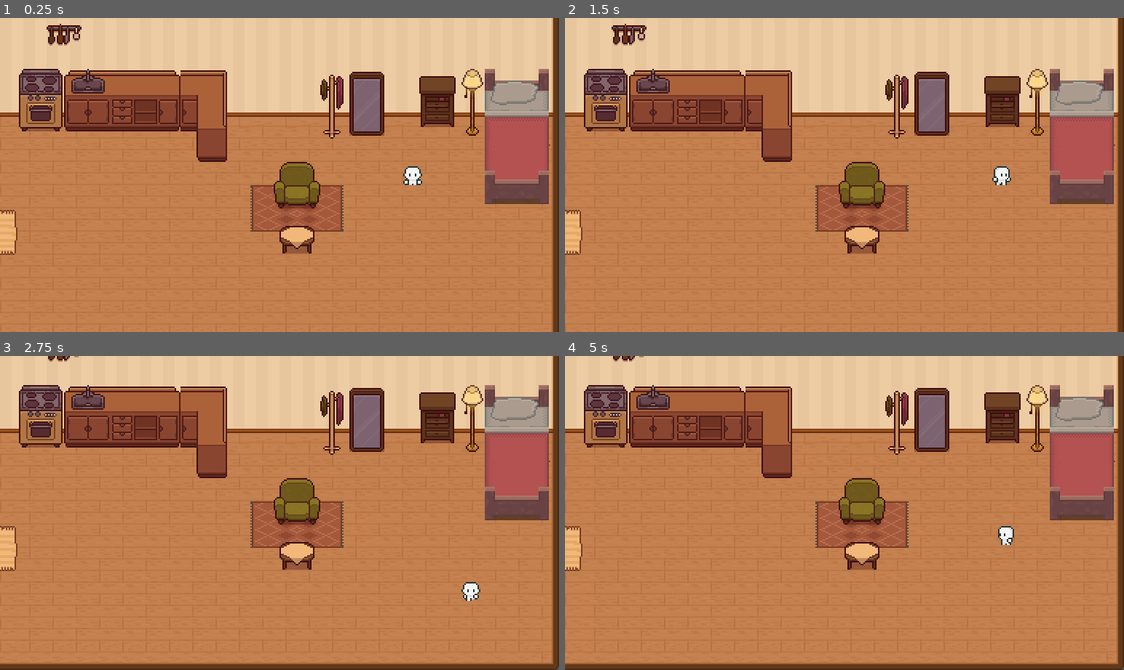
Above: before the commit, frames 1-4 (two rows, left to right).
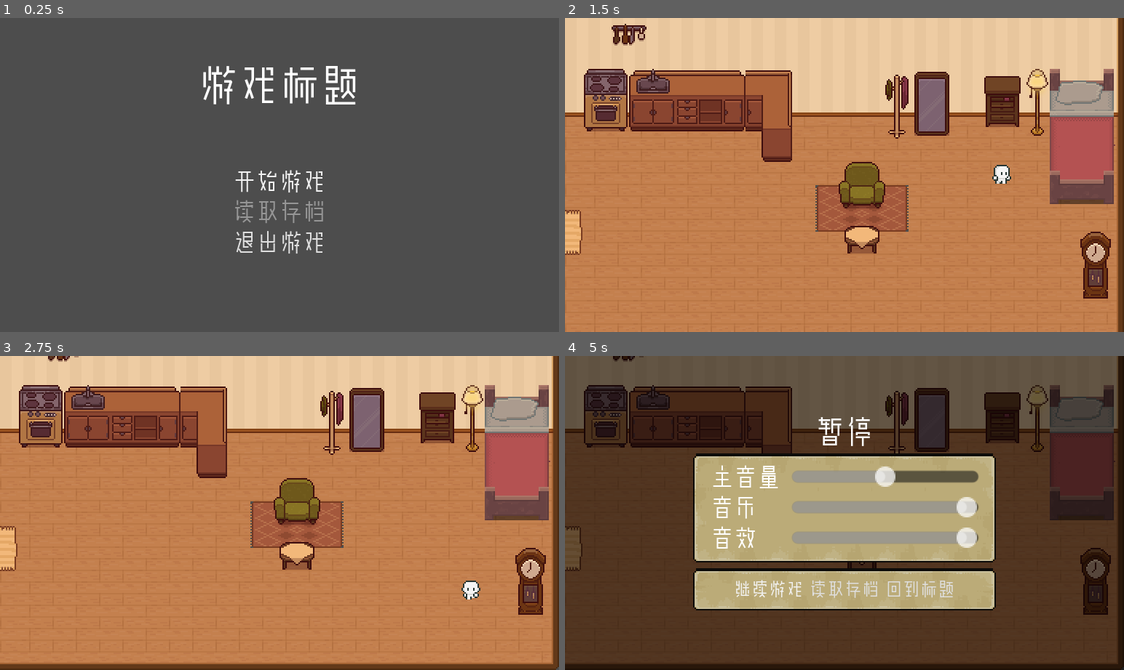
Above: after the commit, the same moments.

Repository: suin14/GameDemo
Game: Godot game, scene res://scenes/UI/title_menu.tscn
Two runs of this game, one before a commit and one after it. Both use one fixed random seed, a clock stepped at 60 frames per second and the inputs below. Before the commit the project starts from res://scenes/room.tscn.
Inputs (mouse positions are in pixels of both pictures, inside the frame that each line leads up to):
- Up to frame 1 (0.25 s): no input
- Up to frame 2 (1.5 s): click (844, 181) at 0.5 s, where only the run after the commit has a clickable "开始游戏"; tap Enter at 1.25 s; move the mouse to (967, 159) at 1.27 s; hold D (move_right) from 1.28 s (still down); hold E (interact) from 1.28 s (still down)
- Up to frame 3 (2.75 s): move the mouse to (167, 528) at 2.02 s; release D (move_right) at 2.03 s; release E (interact) at 2.03 s; hold S (move_down) from 2.03 s (still down); tap E (interact) at 2.1 s
- Up to frame 4 (5 s): move the mouse to (900, 443) at 2.77 s; release S (move_down) at 2.78 s; hold D (move_right) 2.78-3.53 s; hold E (interact) 2.78-3.53 s; move the mouse to (816, 575) at 3.52 s; hold W (move_up) 3.53-4.28 s; tap E (interact) at 3.6 s; tap Space at 4.25 s; move the mouse to (1012, 560) at 4.27 s; hold A (move_left) from 4.28 s (still down); hold E (interact) from 4.28 s (still down); tap Escape (ui_cancel) at 4.9 s

The runs differ from the first frame. In frame 1, 100% of the frame differs, in the area x 0-100%, y 0-100%; in frame 2, 1.0%; in frame 3, 1.0%; in frame 4, 100%.

Commit message:
标题界面 暂停界面 配置管理 存档读档

Diff:
--- a/assets/main_theme.tres
+++ b/assets/main_theme.tres
@@ -1,6 +1,38 @@
-[gd_resource type="Theme" load_steps=2 format=3 uid="uid://di3dmoihncqyo"]
+[gd_resource type="Theme" load_steps=9 format=3 uid="uid://di3dmoihncqyo"]
 
-[ext_resource type="FontFile" uid="uid://bh3c7srpyboyp" path="res://assets/YuFanZhenSu.otf" id="1_rhgo7"]
+[ext_resource type="FontFile" uid="uid://bh3c7srpyboyp" path="res://assets/front/YuFanZhenSu.otf" id="1_rhgo7"]
+[ext_resource type="Texture2D" uid="uid://cyjmfc6k2jbia" path="res://assets/ui/Base-01.png" id="2_0fltn"]
+
+[sub_resource type="StyleBoxEmpty" id="StyleBoxEmpty_ou50a"]
+
+[sub_resource type="StyleBoxTexture" id="StyleBoxTexture_np6p2"]
+
+[sub_resource type="StyleBoxEmpty" id="StyleBoxEmpty_jvwck"]
+
+[sub_resource type="StyleBoxEmpty" id="StyleBoxEmpty_lv2e6"]
+
+[sub_resource type="StyleBoxEmpty" id="StyleBoxEmpty_5uix0"]
+
+[sub_resource type="StyleBoxTexture" id="StyleBoxTexture_lbe8x"]
+content_margin_left = 12.0
+content_margin_top = 8.0
+content_margin_right = 12.0
+content_margin_bottom = 8.0
+texture = ExtResource("2_0fltn")
+texture_margin_left = 11.0
+texture_margin_top = 10.0
+texture_margin_right = 13.0
+texture_margin_bottom = 10.0
+axis_stretch_horizontal = 2
+axis_stretch_vertical = 2
+region_rect = Rect2(0, -1, 64, 65)
 
 [resource]
 Button/fonts/font = ExtResource("1_rhgo7")
+Button/styles/disabled = SubResource("StyleBoxEmpty_ou50a")
+Button/styles/focus = SubResource("StyleBoxTexture_np6p2")
+Button/styles/hover = SubResource("StyleBoxEmpty_jvwck")
+Button/styles/normal = SubResource("StyleBoxEmpty_lv2e6")
+Button/styles/pressed = SubResource("StyleBoxEmpty_5uix0")
+Label/fonts/font = ExtResource("1_rhgo7")
+PanelContainer/styles/panel = SubResource("StyleBoxTexture_lbe8x")
--- a/player.gd
+++ b/player.gd
@@ -1,9 +1,5 @@
 class_name Player
 extends CharacterBody2D
-
-@onready var animation_player: AnimationPlayer = $AnimationPlayer
-@onready var sprite_2d: Sprite2D = $Sprite2D
-@onready var interaction_icon: Sprite2D = $InteractionIcon
 
 @export var MOVE_SPEED: float = 100.0
 
@@ -11,10 +7,18 @@
 var direction : String
 var interacting_with: Array[Interact]
 
+@onready var animation_player: AnimationPlayer = $AnimationPlayer
+@onready var sprite_2d: Sprite2D = $Sprite2D
+@onready var interaction_icon: Sprite2D = $InteractionIcon
+@onready var pause_menu: Control = $CanvasLayer/PauseMenu
+
 
 func _unhandled_input(event: InputEvent) -> void:
 	if event.is_action_pressed("interact") and interacting_with:
 		interacting_with.back().interact()
+
+	if event.is_action_pressed("pause"):
+		pause_menu.show_menu()
 
 
 func _physics_process(_delta: float) -> void:
--- a/project.godot
+++ b/project.godot
@@ -11,7 +11,7 @@
 [application]
 
 config/name="Demo"
-run/main_scene="res://scenes/room.tscn"
+run/main_scene="res://scenes/UI/title_menu.tscn"
 config/features=PackedStringArray("4.2", "GL Compatibility")
 config/icon="res://icon.svg"
 
@@ -57,6 +57,11 @@
 "events": [Object(InputEventKey,"resource_local_to_scene":false,"resource_name":"","device":-1,"window_id":0,"alt_pressed":false,"shift_pressed":false,"ctrl_pressed":false,"meta_pressed":false,"pressed":false,"keycode":0,"physical_keycode":69,"key_label":0,"unicode":101,"echo":false,"script":null)
 ]
 }
+pause={
+"deadzone": 0.5,
+"events": [Object(InputEventKey,"resource_local_to_scene":false,"resource_name":"","device":-1,"window_id":0,"alt_pressed":false,"shift_pressed":false,"ctrl_pressed":false,"meta_pressed":false,"pressed":false,"keycode":0,"physical_keycode":4194305,"key_label":0,"unicode":0,"echo":false,"script":null)
+]
+}
 
 [layer_names]
 
--- /dev/null
+++ b/scenes/UI/pause_menu.gd
@@ -0,0 +1,31 @@
+extends Control
+
+@onready var resume: Button = $V/Actions/H/Resume
+
+
+func _ready() -> void:
+	hide()
+	SoundManager.setup_ui_sounds(self)
+
+	visibility_changed.connect(func ():
+		get_tree().paused = visible
+	)
+
+func _input(event: InputEvent) -> void:
+	if event.is_action_pressed("pause") or event.is_action_pressed("ui_cancel"):
+		hide()
+		get_window().set_input_as_handled()
+
+func show_menu() -> void:
+	show()
+	resume.grab_focus()
+
+
+func _on_resume_pressed() -> void:
+	hide()
+
+func _on_load_pressed() -> void:
+	Game.load_game()
+
+func _on_quit_pressed() -> void:
+	Game.back_to_title()
--- a/scenes/UI/pause_menu.tscn
+++ b/scenes/UI/pause_menu.tscn
@@ -1,12 +1,109 @@
-[gd_scene load_steps=2 format=3 uid="uid://r3280m3i0t4o"]
+[gd_scene load_steps=4 format=3 uid="uid://r3280m3i0t4o"]
 
-[ext_resource type="Script" path="res://scenes/UI/PauseMenu.gd" id="1_8wq86"]
+[ext_resource type="Theme" uid="uid://di3dmoihncqyo" path="res://assets/main_theme.tres" id="1_n3t6b"]
+[ext_resource type="Script" path="res://scenes/UI/pause_menu.gd" id="2_7q1ad"]
+[ext_resource type="PackedScene" uid="uid://ek5e26cx5q6i" path="res://scenes/UI/volume_slider.tscn" id="2_qfnv8"]
 
 [node name="PauseMenu" type="Control"]
+process_mode = 2
 layout_mode = 3
 anchors_preset = 15
 anchor_right = 1.0
 anchor_bottom = 1.0
 grow_horizontal = 2
 grow_vertical = 2
-script = ExtResource("1_8wq86")
+theme = ExtResource("1_n3t6b")
+script = ExtResource("2_7q1ad")
+
+[node name="ColorRect" type="ColorRect" parent="."]
+layout_mode = 1
+anchors_preset = 15
+anchor_right = 1.0
+anchor_bottom = 1.0
+grow_horizontal = 2
+grow_vertical = 2
+color = Color(0, 0, 0, 0.584314)
+
+[node name="V" type="VBoxContainer" parent="."]
+layout_mode = 1
+anchors_preset = 8
+anchor_left = 0.5
+anchor_top = 0.5
+anchor_right = 0.5
+anchor_bottom = 0.5
+grow_horizontal = 2
+grow_vertical = 2
+
+[node name="Label" type="Label" parent="V"]
+layout_mode = 2
+theme = ExtResource("1_n3t6b")
+theme_override_font_sizes/font_size = 20
+text = "暂停"
+horizontal_alignment = 1
+vertical_alignment = 1
+
+[node name="AudioSettings" type="PanelContainer" parent="V"]
+layout_mode = 2
+
+[node name="G" type="GridContainer" parent="V/AudioSettings"]
+layout_mode = 2
+theme_override_constants/h_separation = 8
+columns = 2
+
+[node name="Master" type="Label" parent="V/AudioSettings/G"]
+layout_mode = 2
+text = "主音量"
+
+[node name="VolumeSlider" parent="V/AudioSettings/G" instance=ExtResource("2_qfnv8")]
+custom_minimum_size = Vector2(128, 0)
+layout_mode = 2
+size_flags_horizontal = 3
+size_flags_vertical = 4
+
+[node name="BGM" type="Label" parent="V/AudioSettings/G"]
+layout_mode = 2
+text = "音乐"
+
+[node name="VolumeSlider2" parent="V/AudioSettings/G" instance=ExtResource("2_qfnv8")]
+custom_minimum_size = Vector2(128, 0)
+layout_mode = 2
+size_flags_horizontal = 3
+size_flags_vertical = 4
+bus = &"BGM"
+
+[node name="SFX" type="Label" parent="V/AudioSettings/G"]
+layout_mode = 2
+text = "音效"
+
+[node name="VolumeSlider3" parent="V/AudioSettings/G" instance=ExtResource("2_qfnv8")]
+custom_minimum_size = Vector2(128, 0)
+layout_mode = 2
+size_flags_horizontal = 3
+size_flags_vertical = 4
+bus = &"SFX"
+
+[node name="Actions" type="PanelContainer" parent="V"]
+layout_mode = 2
+
+[node name="H" type="HBoxContainer" parent="V/Actions"]
+layout_mode = 2
+alignment = 1
+
+[node name="Resume" type="Button" parent="V/Actions/H"]
+layout_mode = 2
+theme_override_font_sizes/font_size = 12
+text = "继续游戏"
+
+[node name="Load" type="Button" parent="V/Actions/H"]
+layout_mode = 2
+theme_override_font_sizes/font_size = 12
+text = "读取存档"
+
+[node name="Quit" type="Button" parent="V/Actions/H"]
+layout_mode = 2
+theme_override_font_sizes/font_size = 12
+text = "回到标题"
+
+[connection signal="pressed" from="V/Actions/H/Resume" to="." method="_on_resume_pressed"]
+[connection signal="pressed" from="V/Actions/H/Load" to="." method="_on_load_pressed"]
+[connection signal="pressed" from="V/Actions/H/Quit" to="." method="_on_quit_pressed"]
--- /dev/null
+++ b/scenes/UI/title_menu.gd
@@ -0,0 +1,20 @@
+extends Control
+
+@onready var startGame: Button = $V/Start
+@onready var loadGame: Button = $V/Load
+
+
+func _ready() -> void:
+	loadGame.disabled = not Game.has_save()
+	startGame.grab_focus()
+	SoundManager.setup_ui_sounds(self)  #设置ui音效
+
+
+func _on_start_pressed() -> void:
+	Game.new_game()
+
+func _on_load_pressed() -> void:
+	Game.load_game()
+
+func _on_exit_pressed() -> void:
+	get_tree().quit()
--- /dev/null
+++ b/scenes/UI/title_menu.tscn
@@ -0,0 +1,55 @@
+[gd_scene load_steps=3 format=3 uid="uid://ck80miwxghn1p"]
+
+[ext_resource type="Theme" uid="uid://di3dmoihncqyo" path="res://assets/main_theme.tres" id="1_k6ylb"]
+[ext_resource type="Script" path="res://scenes/UI/title_menu.gd" id="2_coycg"]
+
+[node name="TitleMenu" type="Control"]
+layout_mode = 3
+anchors_preset = 15
+anchor_right = 1.0
+anchor_bottom = 1.0
+grow_horizontal = 2
+grow_vertical = 2
+theme = ExtResource("1_k6ylb")
+script = ExtResource("2_coycg")
+
+[node name="Label" type="Label" parent="."]
+layout_mode = 1
+anchors_preset = 10
+anchor_right = 1.0
+offset_top = 32.0
+offset_bottom = 61.0
+grow_horizontal = 2
+theme_override_font_sizes/font_size = 28
+text = "游戏标题"
+horizontal_alignment = 1
+
+[node name="V" type="VBoxContainer" parent="."]
+layout_mode = 1
+anchors_preset = 8
+anchor_left = 0.5
+anchor_top = 0.5
+anchor_right = 0.5
+anchor_bottom = 0.5
+offset_left = -32.0
+offset_top = -4.0
+offset_right = 32.0
+offset_bottom = 55.0
+grow_horizontal = 2
+grow_vertical = 2
+
+[node name="Start" type="Button" parent="V"]
+layout_mode = 2
+text = "开始游戏"
+
+[node name="Load" type="Button" parent="V"]
+layout_mode = 2
+text = "读取存档"
+
+[node name="Exit" type="Button" parent="V"]
+layout_mode = 2
+text = "退出游戏"
+
+[connection signal="pressed" from="V/Start" to="." method="_on_start_pressed"]
+[connection signal="pressed" from="V/Load" to="." method="_on_load_pressed"]
+[connection signal="pressed" from="V/Exit" to="." method="_on_exit_pressed"]
--- /dev/null
+++ b/scenes/UI/volume_slider.gd
@@ -0,0 +1,14 @@
+extends HSlider
+
+@export var bus : StringName = "Master"
+
+@onready var bus_index := AudioServer.get_bus_index(bus)
+
+
+func _ready() -> void:
+	value = SoundManager.get_volume(bus_index)
+
+	value_changed.connect(func (v: float):
+		SoundManager.set_volume(bus_index, v)
+		Game.save_config()
+	)
--- a/scenes/UI/volume_slider.tscn
+++ b/scenes/UI/volume_slider.tscn
@@ -1,8 +1,13 @@
-[gd_scene format=3 uid="uid://ek5e26cx5q6i"]
+[gd_scene load_steps=3 format=3 uid="uid://ek5e26cx5q6i"]
+
+[ext_resource type="Script" path="res://scenes/UI/volume_slider.gd" id="1_6u0oi"]
+[ext_resource type="Theme" uid="uid://di3dmoihncqyo" path="res://assets/main_theme.tres" id="1_qvenx"]
 
 [node name="VolumeSlider" type="HSlider"]
 offset_right = 320.0
 offset_bottom = 16.0
+theme = ExtResource("1_qvenx")
 max_value = 1.0
 step = 0.1
 value = 0.5
+script = ExtResource("1_6u0oi")
--- a/scenes/character/player.tscn
+++ b/scenes/character/player.tscn
@@ -7,6 +7,7 @@
 [ext_resource type="Script" path="res://scripts/states/Idle.gd" id="5_6qcuu"]
 [ext_resource type="Script" path="res://scripts/states/Walk.gd" id="6_2y1k5"]
 [ext_resource type="Texture2D" uid="uid://cyjmfc6k2jbia" path="res://assets/ui/Base-01.png" id="7_xg8up"]
+[ext_resource type="PackedScene" uid="uid://r3280m3i0t4o" path="res://scenes/UI/pause_menu.tscn" id="8_67h7w"]
 
 [sub_resource type="RectangleShape2D" id="RectangleShape2D_sl3gb"]
 size = Vector2(18, 14)
@@ -213,19 +214,23 @@
 "": SubResource("AnimationLibrary_thkme")
 }
 
-[node name="StateMachine" type="Node" parent="." node_paths=PackedStringArray("player", "initial_state")]
-script = ExtResource("4_05u2h")
-player = NodePath("..")
-initial_state = NodePath("Idle")
-
-[node name="Idle" type="Node" parent="StateMachine"]
-script = ExtResource("5_6qcuu")
-
-[node name="Walk" type="Node" parent="StateMachine"]
-script = ExtResource("6_2y1k5")
-
 [node name="InteractionIcon" type="Sprite2D" parent="."]
 position = Vector2(0, -23)
 texture = ExtResource("7_xg8up")
 region_enabled = true
 region_rect = Rect2(6, 227, 5, 9)
+
+[node name="StateMachine" type="Node" parent="." node_paths=PackedStringArray("player", "initial_state")]
+script = ExtResource("4_05u2h")
+player = NodePath("..")
+initial_state = NodePath("Idle")
+
+[node name="Idle" type="Node" parent="StateMachine"]
+script = ExtResource("5_6qcuu")
+
+[node name="Walk" type="Node" parent="StateMachine"]
+script = ExtResource("6_2y1k5")
+
+[node name="CanvasLayer" type="CanvasLayer" parent="."]
+
+[node name="PauseMenu" parent="CanvasLayer" instance=ExtResource("8_67h7w")]
--- a/scenes/globals/game.gd
+++ b/scenes/globals/game.gd
@@ -1,34 +1,118 @@
 extends Node
+
+const SAVE_PATH := "user://data.sav"
+const CONFIG_PATH := "user://config.ini"
 
 @onready var color_rect: ColorRect = $Black/ColorRect
 
 
 func _ready() -> void:
 	color_rect.color.a = 0
-	color_rect.visible = false
+	Game.load_config()
 
-func change_scene(path: String, entry_point: String) -> void:
+func change_scene(path: String, params := {}) -> void:
 	var tree := get_tree()
 
 	tree.paused = true    #转场暂停场景
 	# 转场变黑动画
 	var tween := create_tween()
 	tween.set_pause_mode(Tween.TWEEN_PAUSE_PROCESS)
-	color_rect.visible = true
 	tween.tween_property(color_rect, "color:a", 1, 0.2)
 	await tween.finished
 
 	tree.change_scene_to_file(path)
 	await tree.tree_changed
 
-	for node in tree.get_nodes_in_group("entry_points"):
-		if node.name == entry_point:
-			tree.current_scene.update_player(node.global_position)
-			break
+	#for node in tree.get_nodes_in_group("entry_points"):
+		#if node.name == entry_point:
+			#tree.current_scene.update_player(node.global_position)
+			#break
+
+	if tree.current_scene is Locations:
+		if "entry_point" in params:
+			for node in tree.get_nodes_in_group("entry_points"):
+				if node.name == params.entry_point:
+					tree.current_scene.update_player(node.global_position)
+					break
+
+		if "position" in params:  #and "direction" in params
+			tree.current_scene.update_player(params.position)  #, params.direction
 
 	tree.paused = false
 	# 转场结束动画
 	tween = create_tween()
 	tween.set_pause_mode(Tween.TWEEN_PAUSE_PROCESS)
 	tween.tween_property(color_rect, "color:a", 0, 0.2)
-	color_rect.visible = false
+
+
+func new_game() -> void:
+	change_scene("res://scenes/room.tscn", {entry_point="StartPoint"})
+
+func back_to_title() -> void:
+	change_scene("res://scenes/UI/title_menu.tscn", {})
+
+
+func save_game() -> void:
+	var scene := get_tree().current_scene
+
+	var data := {
+		scene = scene.scene_file_path,
+		player = {
+			direction = scene.player.direction,
+			position = {
+				x = scene.player.global_position.x,
+				y = scene.player.global_position.y
+			}
+		}
+	}
+	var json := JSON.stringify(data)
+	var file := FileAccess.open(SAVE_PATH, FileAccess.WRITE)
+	if not file:
+		return
+	file.store_string(json)
+
+func load_game() -> void:
+	var file := FileAccess.open(SAVE_PATH, FileAccess.READ)
+	if not file:
+		return
+
+	var json := file.get_as_text()
+	var data := JSON.parse_string(json) as Dictionary
+
+	change_scene(data.scene, {
+		direction = data.player.direction,
+		position = Vector2(
+			data.player.position.x,
+			data.player.position.y
+		)
+	})
+
+func has_save() -> bool:
+	return FileAccess.file_exists(SAVE_PATH)
+
+
+func save_config() -> void:  #保存配置文件
+	var config := ConfigFile.new()
+
+	config.set_value("audio", "master", SoundManager.get_volume(SoundManager.Bus.MASTER))
+	config.set_value("audio", "sfx", SoundManager.get_volume(SoundManager.Bus.SFX))
+	config.set_value("audio", "bgm", SoundManager.get_volume(SoundManager.Bus.BGM))
+
+	config.save(CONFIG_PATH)
+
+func load_config() -> void:
+	var config := ConfigFile.new()
+	config.load(CONFIG_PATH)
+
+	SoundManager.set_volume(
+		SoundManager.Bus.MASTER,
+		config.get_value("audio", "master", 0.5)
+	)
+	SoundManager.set_volume(
+		SoundManager.Bus.SFX,
+		config.get_value("audio", "sfx", 1.0)
+	)
+	SoundManager.set_volume(
+		SoundManager.Bus.BGM,
+		config.get_value("audio", "bgm", 1.0)
+	)
--- a/scenes/globals/game.tscn
+++ b/scenes/globals/game.tscn
@@ -14,4 +14,5 @@
 anchor_bottom = 1.0
 grow_horizontal = 2
 grow_vertical = 2
+mouse_filter = 2
 color = Color(0, 0, 0, 0)
--- /dev/null
+++ b/scenes/map/objects/Clock.gd
@@ -0,0 +1,7 @@
+extends Interact
+
+
+func interact() -> void:
+	super()
+	print("正在保存……")
+	Game.save_game()
--- a/scenes/room.tscn
+++ b/scenes/room.tscn
@@ -12,6 +12,7 @@
 [ext_resource type="Script" path="res://scripts/classes/Interact.gd" id="8_gdnnv"]
 [ext_resource type="Script" path="res://scripts/classes/Teleport.gd" id="10_7hcau"]
 [ext_resource type="Script" path="res://scripts/classes/EntryPoint.gd" id="11_g75xt"]
+[ext_resource type="Script" path="res://scenes/map/objects/Clock.gd" id="12_3ejjy"]
 
 [sub_resource type="TileSetAtlasSource" id="TileSetAtlasSource_v8jo5"]
 texture = ExtResource("1_h5vh3")
@@ -7066,6 +7067,9 @@
 [sub_resource type="RectangleShape2D" id="RectangleShape2D_rtpjl"]
 size = Vector2(60, 93)
 
+[sub_resource type="RectangleShape2D" id="RectangleShape2D_vkmtq"]
+size = Vector2(17.5, 30)
+
 [node name="房间" type="Node2D"]
 script = ExtResource("1_5w0bj")
 bgm = ExtResource("2_odwbs")
@@ -7076,13 +7080,17 @@
 layer_0/name = "Back"
 layer_0/tile_data = PackedInt32Array(524284, 589825, 6, 524285, 720897, 6, 524286, 655361, 6, 524287, 720897, 6, 458752 …(8667 unchanged characters)…
 layer_1/name = "Buildings"
-layer_1/tile_data = PackedInt32Array(65533, 262146, 12, 1310 …(1367 unchanged characters)… 15, 458748, 458754, 2, 524284, 458754, 3)
+layer_1/tile_data = PackedInt32Array(65533, 262146, 12, 1310 …(1367 unchanged characters)… 15, 458748, 458754, 2, 524284, 458754, 3, 458770, 262147, 7, 524306, 262147, 8, 589842, 262147, 9, 458771, 327683, 7, 524307, 327683, 8, 589843, 327683, 9)
+
+[node name="StartPoint" type="Marker2D" parent="TileMap"]
+position = Vector2(224, 79)
+script = ExtResource("11_g75xt")
 
 [node name="Door" type="Area2D" parent="TileMap"]
 position = Vector2(-59, 109)
 script = ExtResource("10_7hcau")
 path = "res://scenes/room.tscn"
-entry_point = "TestEntry"
+entry_point = "StartEntry"
 
 [node name="CollisionShape2D" type="CollisionShape2D" parent="TileMap/Door"]
 position = Vector2(0, 4)
@@ -7090,10 +7098,6 @@
 
 [node name="RoomEntry" type="Marker2D" parent="TileMap"]
 position = Vector2(-51, 109)
-script = ExtResource("11_g75xt")
-
-[node name="TestEntry" type="Marker2D" parent="TileMap"]
-position = Vector2(101, 85)
 script = ExtResource("11_g75xt")
 
 [node name="Bed" type="Area2D" parent="TileMap"]
@@ -7104,6 +7108,14 @@
 position = Vector2(-8, -3.5)
 shape = SubResource("RectangleShape2D_rtpjl")
 
+[node name="Clock" type="Area2D" parent="."]
+position = Vector2(295, 50)
+script = ExtResource("12_3ejjy")
+
+[node name="CollisionShape2D" type="CollisionShape2D" parent="Clock"]
+position = Vector2(9.25, 106)
+shape = SubResource("RectangleShape2D_vkmtq")
+
 [node name="player" parent="." instance=ExtResource("7_81d3l")]
 position = Vector2(224, 80)
 
--- a/scripts/classes/Teleport.gd
+++ b/scripts/classes/Teleport.gd
@@ -7,5 +7,5 @@
 func interact() -> void:
 	super()
 	SoundManager.play_sfx("UIPress")
-	Game.change_scene(path, entry_point) #{entry_point=entry_point}
+	Game.change_scene(path, {entry_point=entry_point})
 	print("[传送] %s" %entry_point)
Not shown: 1 places in scenes/character/player.tscn that only renumber resources
Not shown: 1 places in scenes/room.tscn that only renumber resources
